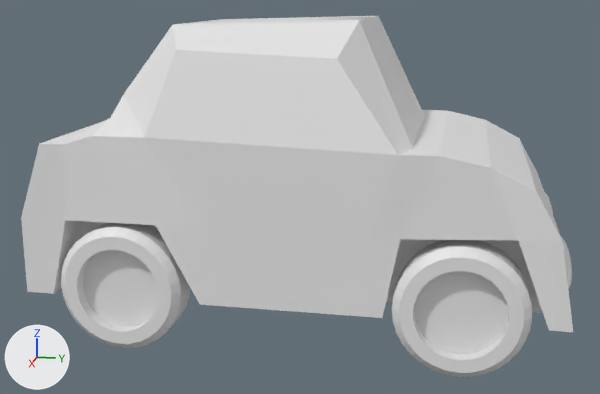
One commit to the FBX model assets/car.fbx: the scene before it, then after it.
Both versions are drawn from a camera (50 mm lens) standing at (3.47, 0.59, 1.37) and looking at (0.04, -0.1, 0.51). Arrows for +X, +Y and +Z are at lower left; the lights stay in place.

Names of what the first picture shows: 'Car'.
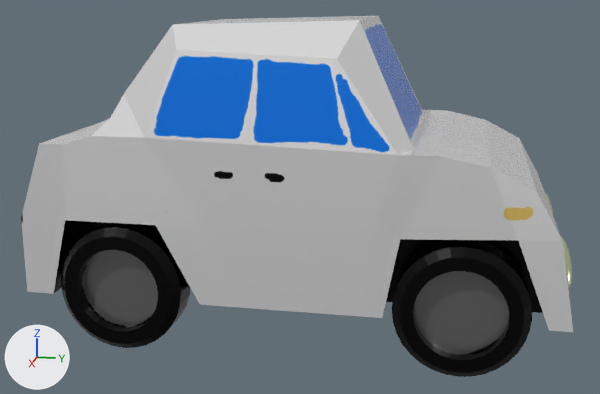
What differs and where, as boxes (x1, y1, x2, y2) in the pictures (600 x 394 px):
'Car', surface changed
    both: (21, 16, 573, 377)
part 1 of me_car_001, built on
    both: (87, 223, 532, 329)
part 2 of me_car_001, surface changed
    both: (21, 16, 573, 377)

The change, as a list of edits to the scene's bpy script:
```text
Add img_cartexture_png:
    img_cartexture_png = load_image('CarTexture.png', 'CarTexture.png', 1024, 1024, 'sRGB')
Change mat_carmat:
    remove mat_carmat.base_color = (0.8, 0.8, 0.8)  # white #e7e7e7
    add mat_carmat.texture = img_cartexture_png  # with its transparency
    mat_carmat.metallic: 0.0 -> 0.638
    mat_carmat.roughness: 0.5 -> 0.24
Change me_car_001:
    used by ob_car; location = (0.0, 0.0, 0.0)
    remove me_car_001.from_pydata(...)  # 1402 vertices, 1279 faces; spans x -0.62..0.62, y -1.1..1.01, z 0.0..1.27
    add me_car_001.from_pydata(...)  # 1530 vertices, 1407 faces; spans x -0.62..0.62, y -1.1..1.01, z 0.0..1.27
    me_car_001 part 1
    128 faces are deleted
    128 new vertices lie (0.06, 0.0, 0.0) away from vertices in x -0.59..0.47, y -0.95..0.86, z 0.0..0.5
    256 new faces join them
    me_car_001 part 2: 1151 kept faces spanning x -0.62..0.62, y -1.1..1.01, z 0.0..1.27 get new texture (UV) coordinates
```
